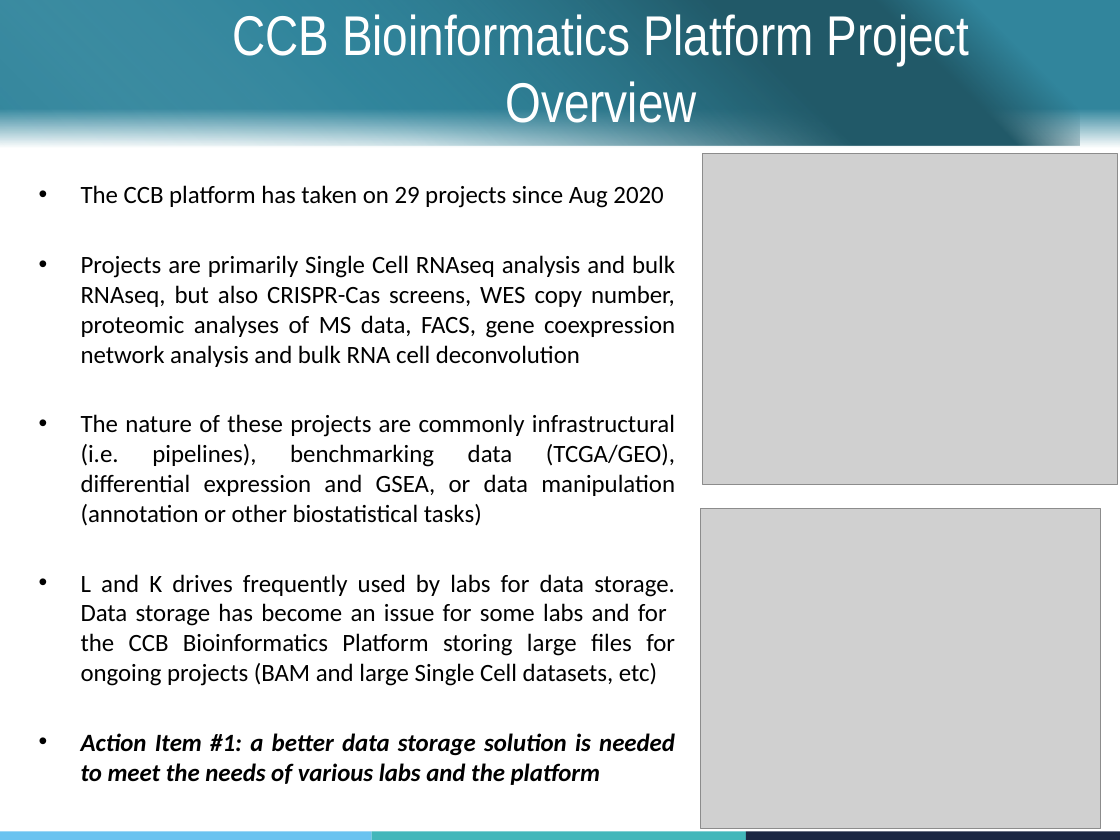
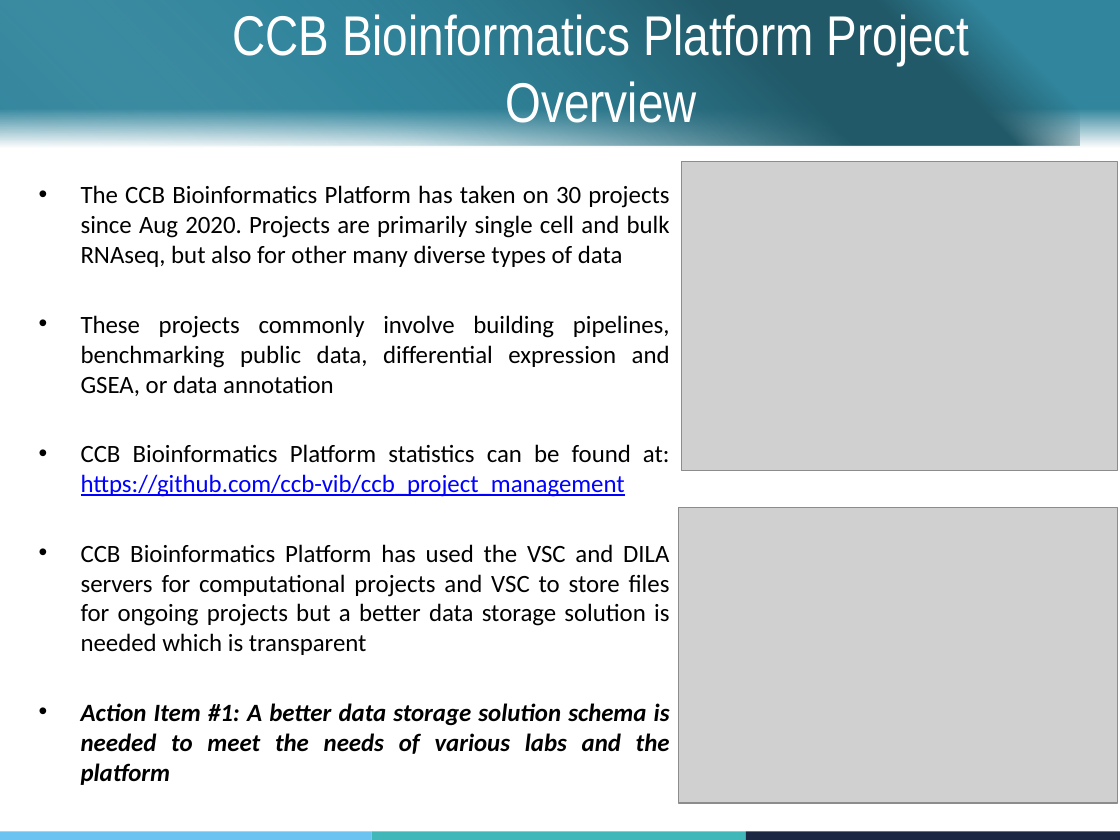
Before and after one commit to ccb-vib/ccb_project_management, a slide deck: slide 2 of group_leaders_presentation.pptx. Drawn at 1120x840 pixels with LibreOffice and Linux fonts; fonts in the diff are those of the drawing; grey boxes stand for pictures; background and template pictures are left out. Boxes give left, top, right and bottom in pixels: in the first picture for what was removed or moved away, otherwise in the second. Text is boxed around its words. In the diff, an @@ line names an element or a change of style, - is before the commit and + after.

```diff
--- a/group_leaders_presentation.pptx
+++ b/group_leaders_presentation.pptx
@@ picture: place and size @@
-picture at box(702, 153, 1117, 485)
+picture at box(682, 161, 1118, 470)
@@ text at box(81, 185, 670, 785): text changed @@
-• The CCB platform has taken on 29 projects since Aug 2020
-• Projects are primarily Single Cell RNAseq analysis and bulk RNAseq, but also CRISPR-Cas screens, WES copy number, proteomic analyses of MS data, FACS, gene coexpression network analysis and bulk RNA cell deconvolution
-• The nature of these projects are commonly infrastructural (i.e. pipelines), benchmarking data (TCGA/GEO), differential expression and GSEA, or data manipulation (annotation or other biostatistical tasks)
-• L and K drives frequently used by labs for data storage. Data storage has become an issue for some labs and for the CCB Bioinformatics Platform storing large files for ongoing projects (BAM and large Single Cell datasets, etc)
-• Action Item #1: a better data storage solution is needed to meet the needs of various labs and the platform
+• The CCB Bioinformatics Platform has taken on 30 projects since Aug 2020. Projects are primarily single cell and bulk RNAseq, but also for other many diverse types of data
+• These projects commonly involve building pipelines, benchmarking public data, differential expression and GSEA, or data annotation
+• CCB Bioinformatics Platform statistics can be found at: https://github.com/ccb-vib/ccb_project_management
+• CCB Bioinformatics Platform has used the VSC and DILA servers for computational projects and VSC to store files for ongoing projects but a better data storage solution is needed which is transparent
+• Action Item #1: A better data storage solution schema is needed to meet the needs of various labs and the platform
@@ picture: place and size @@
-picture at box(701, 508, 1101, 828)
+picture at box(679, 507, 1118, 803)
```
Also in this commit, not shown: 5 other slides changed, 2 slides added, 3 other files.
